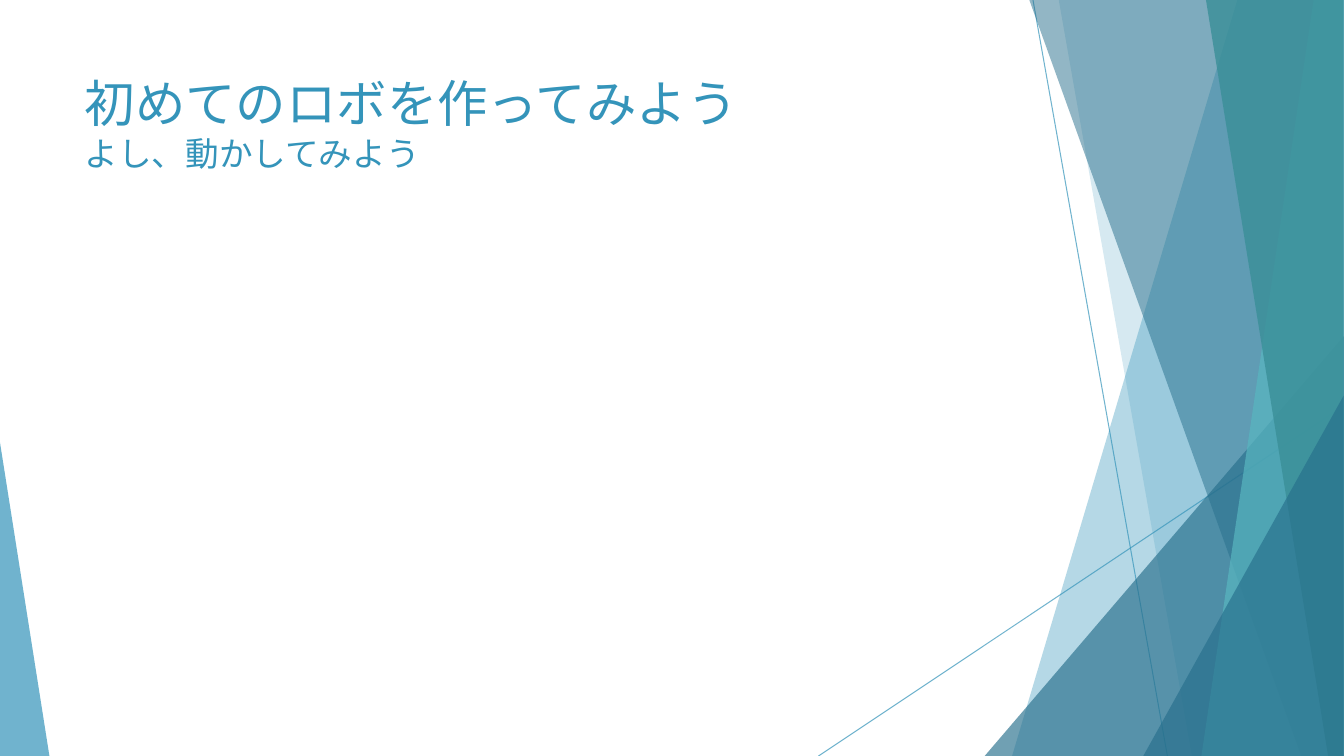
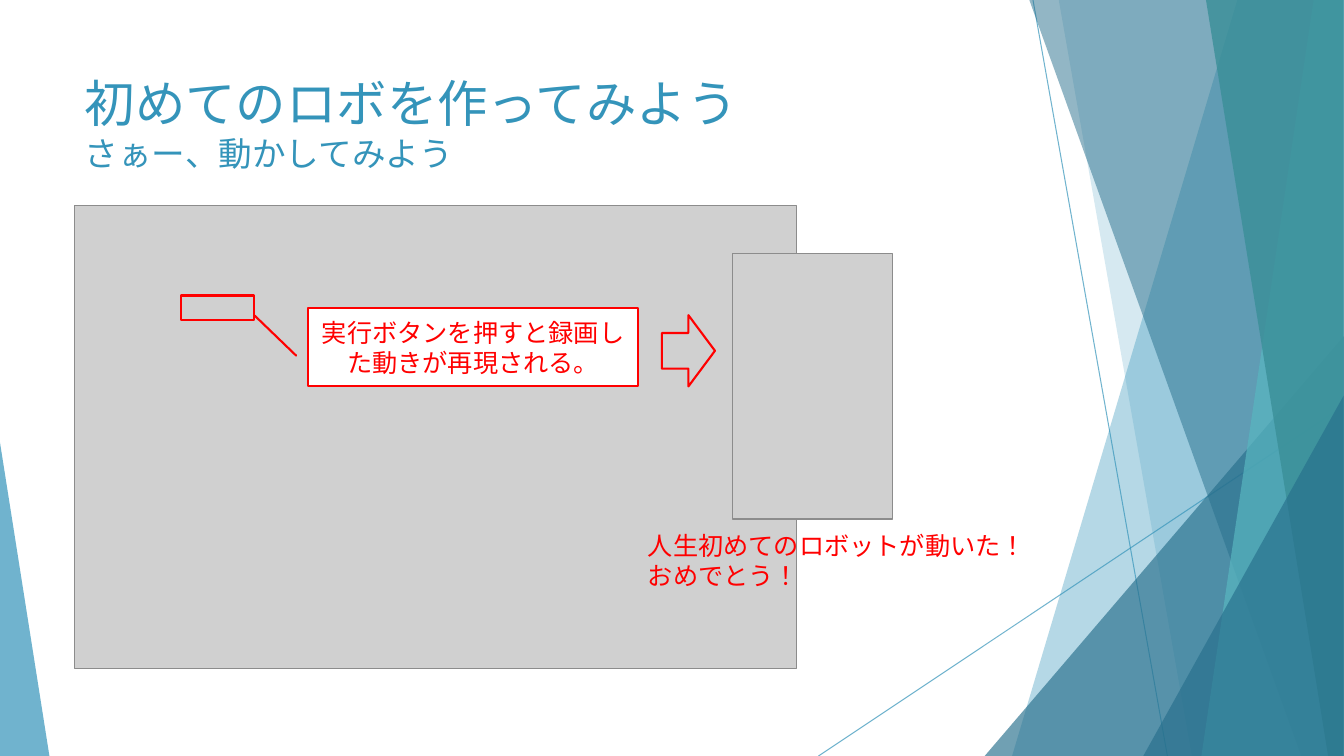
Before and after one commit to huangweijing/rpastudy, a slide deck: slide 13 of 020_RPA技術実施/20210218_RPA概要とUiPath環境構築/20210218_RPA概要とUiPath環境構築.pptx (slide 11 before the commit). Drawn at 1344x756 pixels with LibreOffice and Linux fonts; fonts in the diff are those of the drawing; grey boxes stand for pictures. Boxes give left, top, right and bottom in pixels: in the first picture for what was removed or moved away, otherwise in the second. Text is boxed around its words. In the diff, an @@ line names an element or a change of style, - is before the commit and + after.

```diff
--- a/020_RPA技術実施/20210218_RPA概要とUiPath環境構築/20210218_RPA概要とUiPath環境構築.pptx
+++ b/020_RPA技術実施/20210218_RPA概要とUiPath環境構築/20210218_RPA概要とUiPath環境構築.pptx
@@ title at (x1=85, y1=79, x2=738, y2=169): text changed @@
-初めてのロボを作ってみよう
-よし、動かしてみよう
+初めてのロボを作ってみよう
+さぁー、動かしてみよう
@@ picture added at (x1=75, y1=206, x2=797, y2=668) @@
@@ picture added at (x1=732, y1=254, x2=892, y2=519) @@
@@ rectangle added at (x1=180, y1=295, x2=254, y2=321), outline #FF0000 1.5 pt @@
@@ border callout added at (x1=309, y1=309, x2=638, y2=387), fill #FFFFFF, outline #FF0000 1.5 pt, 18 pt, text #FF0000 @@
+実行ボタンを押すと録画した動きが再現される。
@@ right arrow added at (x1=662, y1=316, x2=716, y2=387), outline #FF0000 1.5 pt @@
@@ text added at (x1=648, y1=529, x2=1026, y2=591), 18 pt, text #FF0000 @@
+人生初めてのロボットが動いた！
+おめでとう！
```
Also in this commit, not shown: 4 other slides changed, 4 slides added, 1 slide removed, 2 other files.
